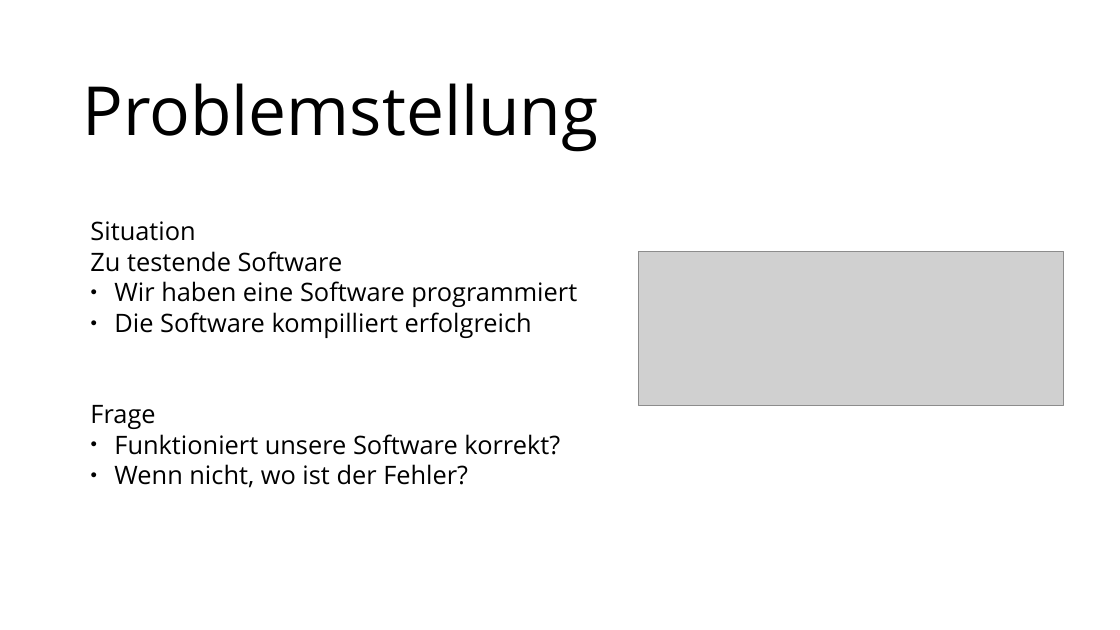
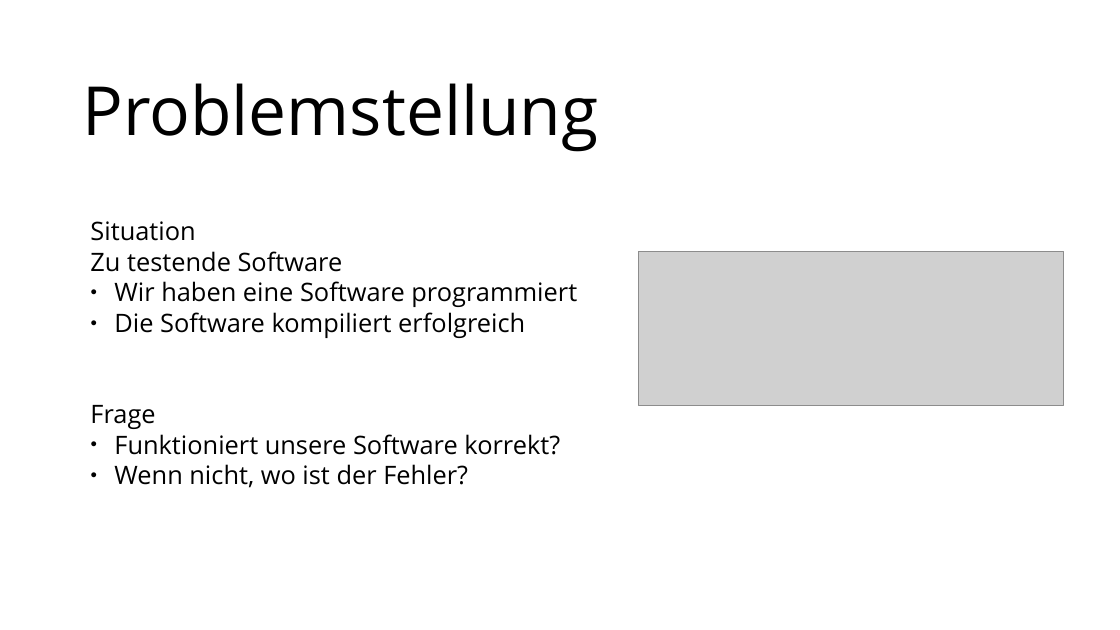
Before and after one commit to MoritzGoeckel/QuickCheck_Experiments, a slide deck: slide 2 of Praesentation.odp. Drawn at 1120x630 pixels with LibreOffice and Linux fonts; fonts in the diff are those of the drawing; grey boxes stand for pictures. Boxes give left, top, right and bottom in pixels: in the first picture for what was removed or moved away, otherwise in the second. Text is boxed around its words. In the diff, an @@ line names an element or a change of style, - is before the commit and + after.

```diff
--- a/Praesentation.odp
+++ b/Praesentation.odp
@@ text at (114, 312, 525, 338): text changed @@
-● Die Software kompilliert erfolgreich
+● Die Software kompiliert erfolgreich
```
Also in this commit, not shown: 5 other slides changed, 2 other files.
